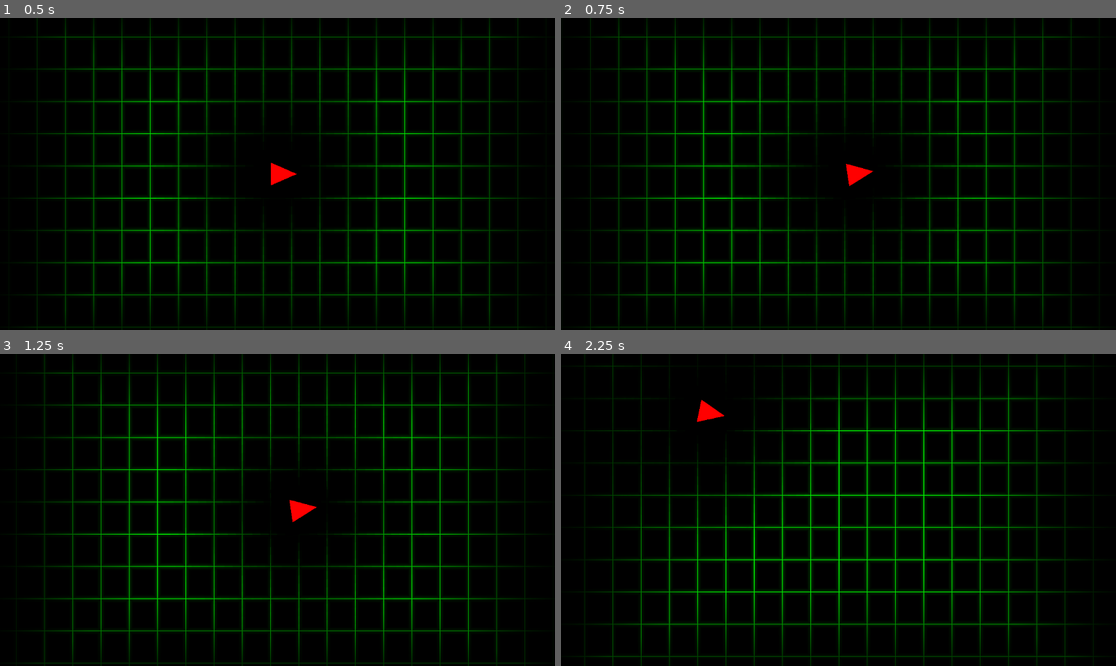
Above: before the commit, frames 1-4 (two rows, left to right).
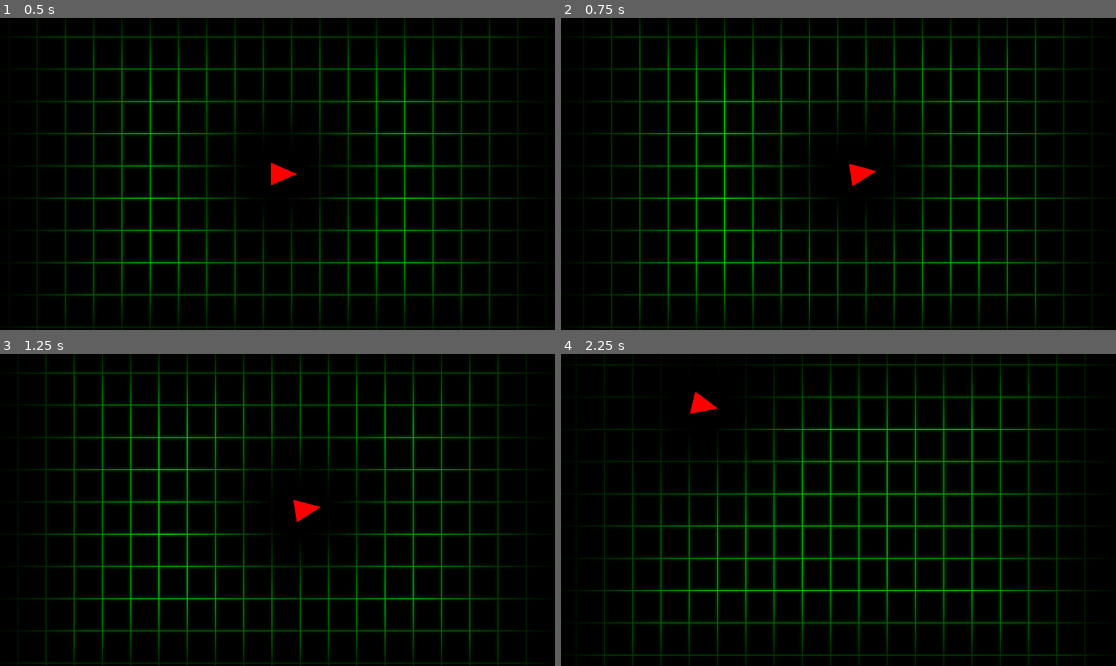
Above: after the commit, the same moments.

Repository: zt1ier/broken-code
Game: Godot game, scene res://main.tscn
The game is run twice, just before and just after one commit, with the same random seed, the same clock (stepped at 60 frames per second) and the same inputs.
Inputs (mouse positions are in pixels of both pictures, inside the frame that each line leads up to):
- Up to frame 1 (0.5 s): no input
- Up to frame 2 (0.75 s): tap Enter at 0.5 s; move the mouse to (960, 158) at 0.52 s; hold D (move_right) from 0.53 s (still down); tap Shift (dash) at 0.6 s
- Up to frame 3 (1.25 s): keep holding D (move_right)
- Up to frame 4 (2.25 s): move the mouse to (727, 525) at 1.27 s; release D (move_right) at 1.28 s; hold S (move_down) 1.28-2.03 s; tap Shift (dash) at 1.35, 2.1 s; move the mouse to (894, 441) at 2.02 s; hold D (move_right) from 2.03 s (still down)

Frame 1 is identical in both runs. In frame 2, 9.7% of the frame differs, in the area x 5-96%, y 0-100%; in frame 3, 6.5%; in frame 4, 17%, in the area x 3-97%, y 0-100%.

Commit message:
Delta is already applied interally in move_and_slide
Why am I doing this

Diff:
--- a/broken-code/scripts/player.gd
+++ b/broken-code/scripts/player.gd
@@ -1,7 +1,7 @@
 class_name Player extends CharacterBody2D
 
 
-@export var speed: float = 20000.0
+@export var speed: float = 400.0
 @export var dash_cooldown: float = 1.5
 @export var dash_distance: float = 1000.0
 
@@ -30,7 +30,7 @@
 
 func _handle_movement(delta: float) -> void:
 	var direction := Input.get_vector("move_left", "move_right", "move_up", "move_down")
-	velocity = direction.normalized() * speed * delta
+	velocity = direction.normalized() * speed
 
 	if Input.is_action_just_pressed("dash") and can_dash:
 		dash(direction, delta)
